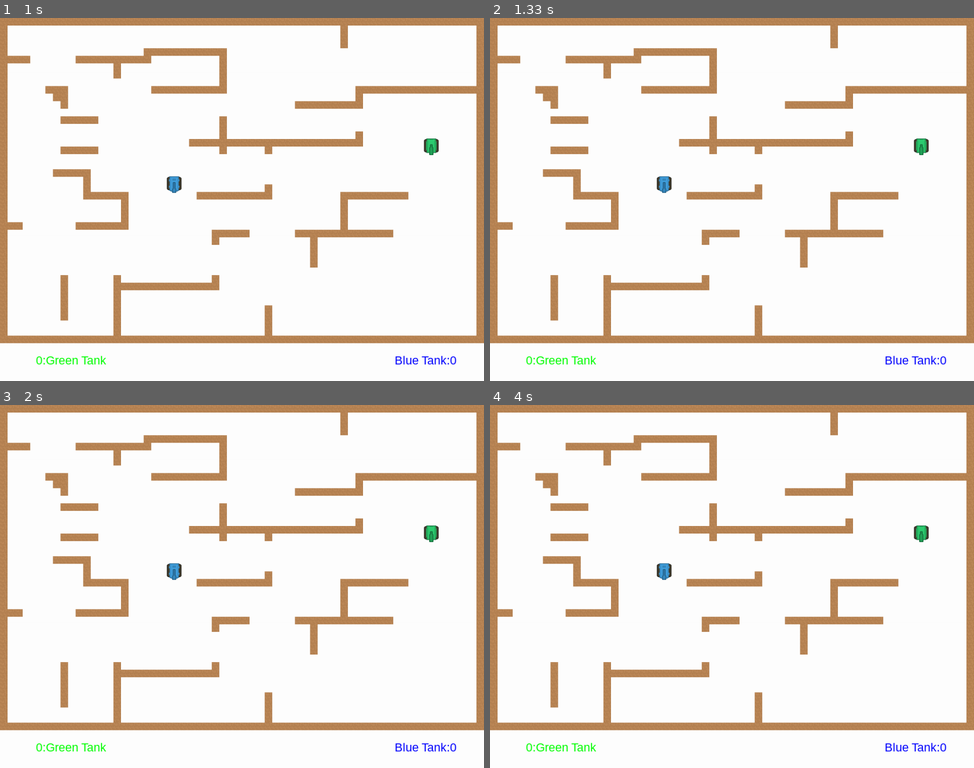
Above: before the commit, frames 1-4 (two rows, left to right).
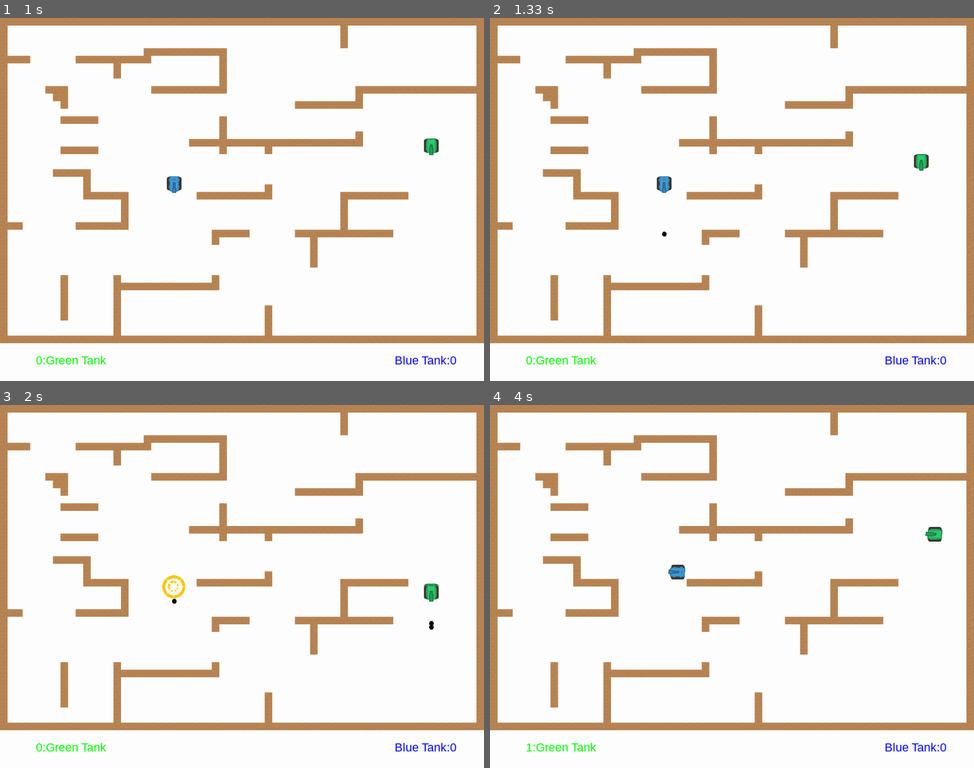
Above: after the commit, the same moments.

Repository: vodinhluan/tankmayhem_pygame
Game: pygame game, started from main.py
Same seed, same stepped clock (60 frames per second), same inputs: the game is played once before the commit and once after it.
Inputs:
- Up to frame 1 (1 s): click "Offline" at 0.88 s
- Up to frame 2 (1.33 s): hold Q from 1.17 s (still down); hold Up from 1.17 s (still down)
- Up to frame 3 (2 s): release Q at 1.63 s; release Up at 1.63 s; hold M from 1.67 s (still down); hold Up from 1.67 s (still down); hold W from 1.67 s (still down)
- Up to frame 4 (4 s): release M at 2.13 s; release Up at 2.13 s; release W at 2.13 s; hold Right 2.67-3.13 s; hold D 2.67-3.13 s; hold Left 3.17-3.7 s; hold A 3.17-3.7 s; hold Down from 3.73 s (still down); hold S from 3.73 s (still down)

Frame 1 is identical in both runs. In frame 2, 0.3% of the frame differs, in the area x 35-91%, y 33-61%; in frame 3, 0.6%, in the area x 33-91%, y 33-63%; in frame 4, 0.5%.

Commit message:
update move and shoot

Diff:
--- a/main.py
+++ b/main.py
@@ -7,6 +7,8 @@
 from sprites.Player import Player
 from sprites.Bullet import Bullet
 from sprites.Enemy import Enemy
+from sprites.Explosion import Explosion
+
 
 
 
@@ -174,7 +176,7 @@
     def update(self):
         # keep track changing
         self.all_sprites.update()
-        # self.hit()
+        self.hit()
 
     def draw(self):
         # flip all the thing to screen
@@ -188,6 +190,42 @@
         drawing_text(self.screen, 'Blue Tank:' + str(self.SCORE2), 25, 900, 710, BLUE)
         pygame.display.flip()
 
+    def hit(self):
+        self.hits1 = pygame.sprite.spritecollide(self.player, self.bullets, True, collide)
+        if self.hits1:
+            Explosion(self, self.player.rect.center)
+            self.explosion_sound.play()
+            self.player.kill()
+            self.SCORE1 += 1
+            self.playing = False
+            self.all_sprites.draw(self.screen)
+            pygame.display.flip()
+            pygame.time.delay(1000)
+            self.new()
+            self.data()
+
+        if self.SCORE1 == 5:
+            self.show_go_screen1()
+
+        self.hits2 = pygame.sprite.spritecollide(self.enemy, self.bullets, True, collide)
+        if self.hits2:
+            Explosion(self, self.enemy.rect.center)
+            self.explosion_sound.play()
+            self.enemy.kill()
+            self.SCORE2 += 1
+            self.playing = False
+            self.all_sprites.draw(self.screen)
+            pygame.display.flip()
+            pygame.time.delay(1000)
+            self.new()
+            self.data()
+
+        if self.SCORE2 == 5:
+            self.show_go_screen2()
+
+        # Draw all sprites after updating the explosions
+        self.all_sprites.draw(self.screen)
+        pygame.display.flip()  # Update the display after drawing
 
 # Create game object
 g = Game()
--- a/sprites/Enemy.py
+++ b/sprites/Enemy.py
@@ -23,24 +23,20 @@
         self.rotation_speed = 0
         self.should_fire = False
 
-    def update_key_state(self):
-        key_state = self.last_key_state
-
-        self.rotation_speed = 0
+    def keys(self):
+        # get key for velocity every frame
+        self.rotation_speed = 0  # not rotating
         self.vel = vector(0, 0)
-
-        if len(key_state) == 0:
-            return
-
-        if key_state[pygame.K_LEFT]:
-            self.rotation_speed = +RotationSpeedOfEnemy
-        if key_state[pygame.K_RIGHT]:
-            self.rotation_speed = -RotationSpeedOfEnemy
-        if key_state[pygame.K_UP]:
-            self.vel = vector(0, enemySpeed).rotate(-self.rot)
-        if key_state[pygame.K_DOWN]:
-            self.vel = vector(0, -enemySpeed/2).rotate(-self.rot)
-        if key_state[pygame.K_m] or self.should_fire:
+        keys_state = pygame.key.get_pressed()
+        if keys_state[pygame.K_LEFT]:
+            self.rotation_speed = +RotationSpeedOfPlayer
+        if keys_state[pygame.K_RIGHT]:
+            self.rotation_speed = -RotationSpeedOfPlayer
+        if keys_state[pygame.K_UP]:
+            self.vel = vector(0, playerSpeed).rotate(-self.rot)
+        if keys_state[pygame.K_DOWN]:
+            self.vel = vector(0, -playerSpeed/2).rotate(-self.rot)
+        if keys_state[pygame.K_m]:
             now = pygame.time.get_ticks()
             if now - self.last_fire > bullet_rate:
                 self.last_fire = now
@@ -48,8 +44,6 @@
                 position = self.position + turret.rotate(-self.rot)
                 Bullet(self.game, position, direction)
                 self.game.shoot_sound.play()
-
-        self.last_key_state = key_state
 
     def collide_with_walls(self, direction):
         if direction == 'x_direction':
@@ -75,7 +69,7 @@
 
     def update(self):
         # do whatever you want before this function in reality and this function change them into pixel
-        self.update_key_state()
+        self.keys()
         self.rot = (self.rot + self.rotation_speed * self.game.changing_time) % 360
         self.image = pygame.transform.rotate(self.game.enemy_image, self.rot)
         self.rect = self.image.get_rect()
--- /dev/null
+++ b/sprites/Explosion.py
@@ -0,0 +1,28 @@
+import pygame
+from Setting import *
+
+class Explosion(pygame.sprite.Sprite):
+    def __init__(self, game, center):
+        self.groups = game.all_sprites
+        pygame.sprite.Sprite.__init__(self, self.groups)
+        self.game = game
+        self.image = game.explosion_list[0]
+        self.rect = self.image.get_rect()
+        self.rect.center = center
+        self.picture = 0
+        self.last_time_update = pygame.time.get_ticks()
+        self.frame_rate = 50
+
+    def update(self):  # change the image when enough time has gone
+        print(self.game.explosion_list)
+        now = pygame.time.get_ticks()
+        if now - self.last_time_update > self.frame_rate:
+            self.last_time_update = now
+            self.picture += 1
+            if self.picture == len(self.game.explosion_list):
+                self.kill()
+            else:  # we should go to next new image
+                center = self.rect.center  # next image on center
+                self.image = self.game.explosion_list[self.picture]
+                self.rect = self.image.get_rect()    # get the new rect for new picture
+                self.rect.center = center
--- a/sprites/Player.py
+++ b/sprites/Player.py
@@ -23,24 +23,20 @@
         self.rotation_speed = 0
         self.should_fire = False
 
-    def update_key_state(self):
-        key_state = self.last_key_state
-
-        self.rotation_speed = 0
+    def keys(self):
+        # get key for velocity every frame
+        self.rotation_speed = 0  # not rotating
         self.vel = vector(0, 0)
-
-        if len(key_state) == 0:
-            return
-
-        if key_state[pygame.K_LEFT]:
+        keys_state = pygame.key.get_pressed()
+        if keys_state[pygame.K_a]:
             self.rotation_speed = +RotationSpeedOfPlayer
-        if key_state[pygame.K_RIGHT]:
+        if keys_state[pygame.K_d]:
             self.rotation_speed = -RotationSpeedOfPlayer
-        if key_state[pygame.K_UP]:
+        if keys_state[pygame.K_w]:
             self.vel = vector(0, playerSpeed).rotate(-self.rot)
-        if key_state[pygame.K_DOWN]:
+        if keys_state[pygame.K_s]:
             self.vel = vector(0, -playerSpeed/2).rotate(-self.rot)
-        if key_state[pygame.K_m] or self.should_fire:
+        if keys_state[pygame.K_q]:
             now = pygame.time.get_ticks()
             if now - self.last_fire > bullet_rate:
                 self.last_fire = now
@@ -48,8 +44,6 @@
                 position = self.position + turret.rotate(-self.rot)
                 Bullet(self.game, position, direction)
                 self.game.shoot_sound.play()
-
-        self.last_key_state = key_state
 
     def collide_with_walls(self, direction):
         if direction == 'x_direction':
@@ -75,7 +69,7 @@
 
     def update(self):
         # do whatever you want before this function in reality and this function change them into pixel
-        self.update_key_state()
+        self.keys()
         self.rot = (self.rot + self.rotation_speed * self.game.changing_time) % 360
         self.image = pygame.transform.rotate(self.game.player_image, self.rot)
         self.rect = self.image.get_rect()
